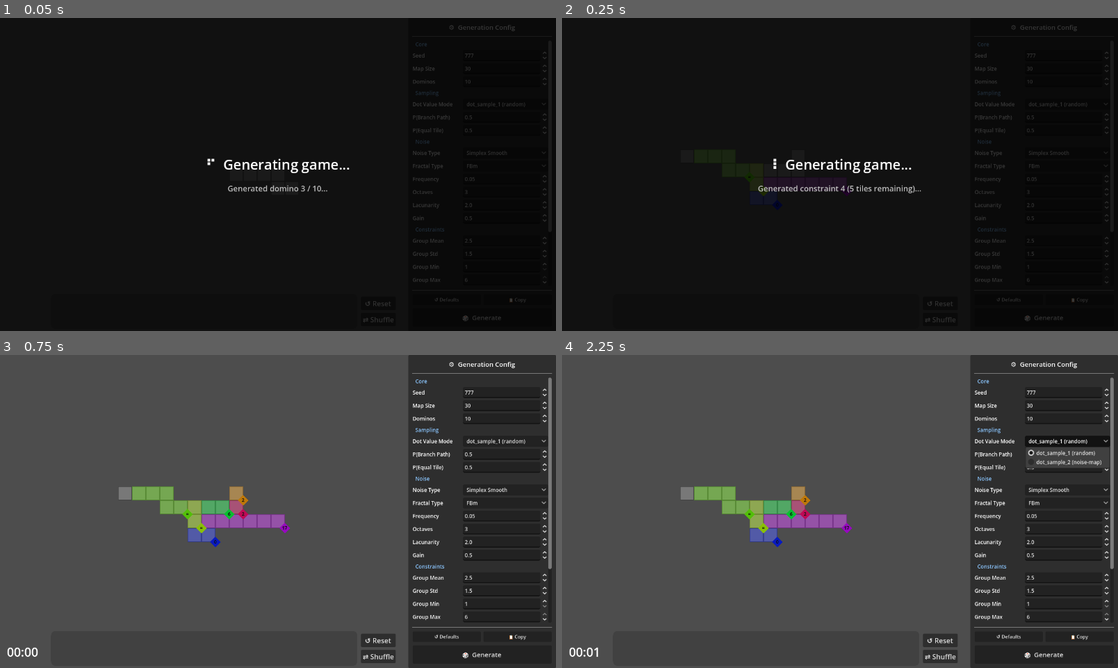
Above: before the commit, frames 1-4 (two rows, left to right).
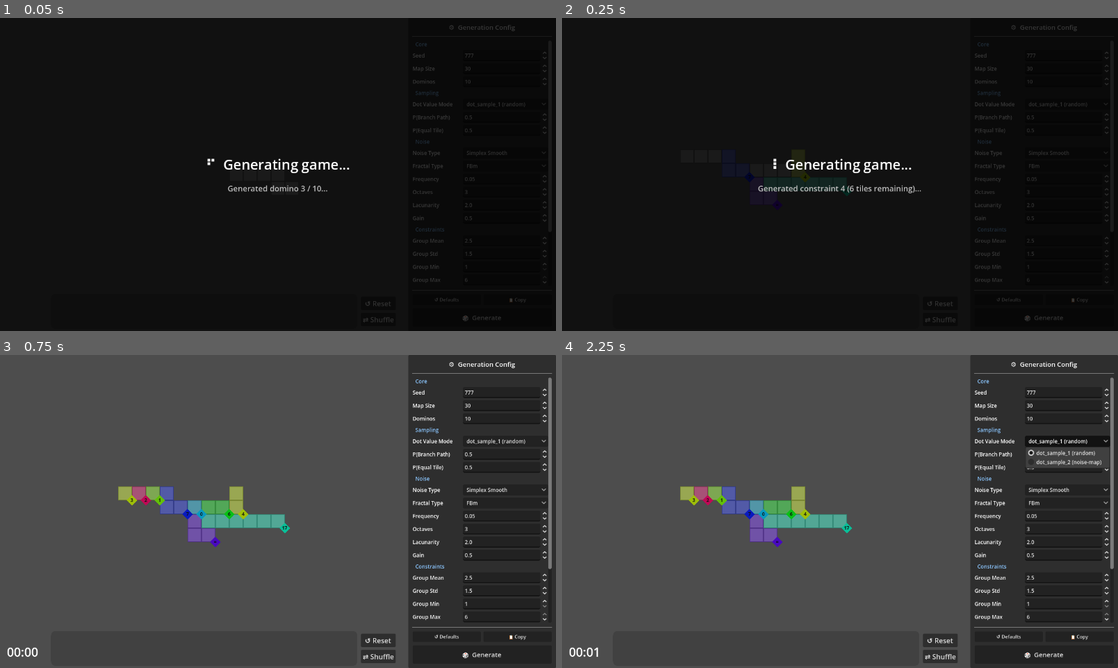
Above: after the commit, the same moments.

Repository: Javen-W/Ritz
Game: Godot game, scene res://game.tscn
Two runs of this game, one before a commit and one after it. Both use one fixed random seed, a clock stepped at 60 frames per second and the inputs below.
Inputs (mouse positions are in pixels of both pictures, inside the frame that each line leads up to):
- Up to frame 1 (0.05 s): no input
- Up to frame 2 (0.25 s): no input
- Up to frame 3 (0.75 s): drag from (239, 649) to (166, 492) at 0.52 s
- Up to frame 4 (2.25 s): click "⇄ Shuffle" at 1.25 s; click "dot_sample_1 (random)" at 2 s

Frame 1 is identical in both runs. In frame 2, 0.1% of the frame differs, in the area x 32-53%, y 49-61%; in frame 3, 2.0%, in the area x 21-53%, y 42-62%; in frame 4, 2.0%.

Commit message:
fix equals constraint

Diff:
--- a/constraint.gd
+++ b/constraint.gd
@@ -64,7 +64,7 @@
 		group_sum += t.generated_value
 
 	# Determine constraint type (evaluated in priority order)
-	if group.size() > 1 and rng.randf() < p_equal:
+	if group.size() > 1 and is_group_equal(true) and rng.randf() < p_equal:
 		type = Constraint.Type.EQUAL
 	elif group.size() > 1 and is_group_notequal(true) and rng.randf() < p_neq:
 		type = Constraint.Type.NOT_EQUAL
Not shown: 1 places in game.tscn that only renumber resources
